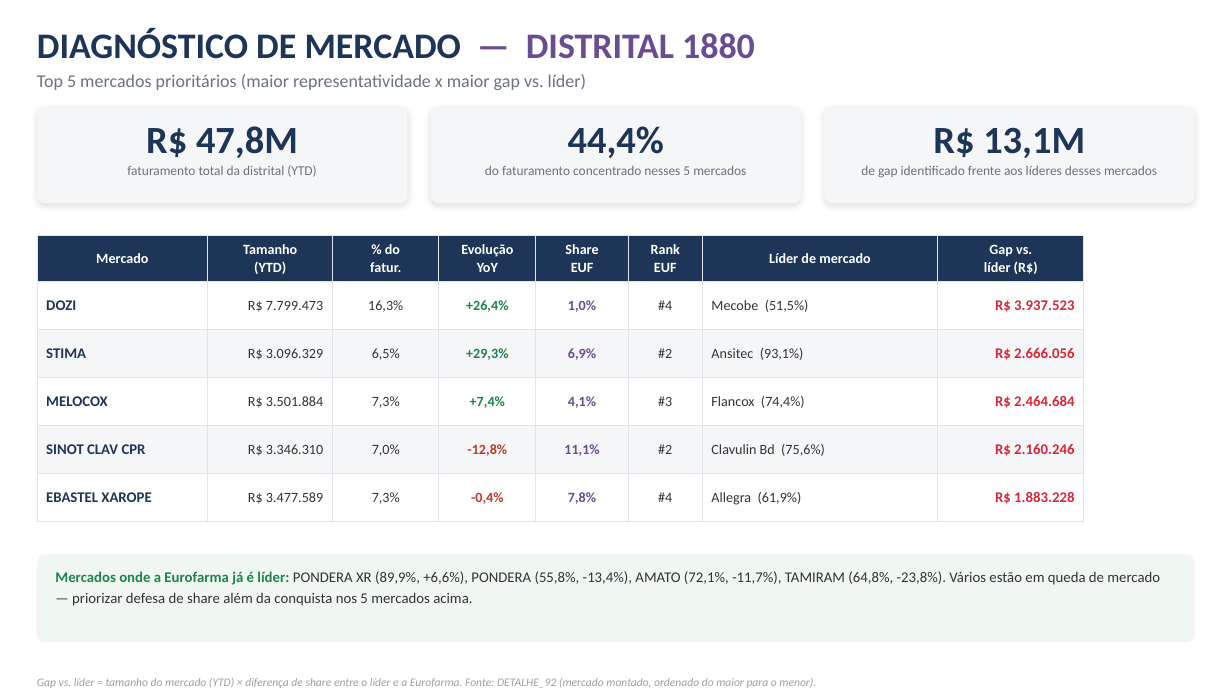
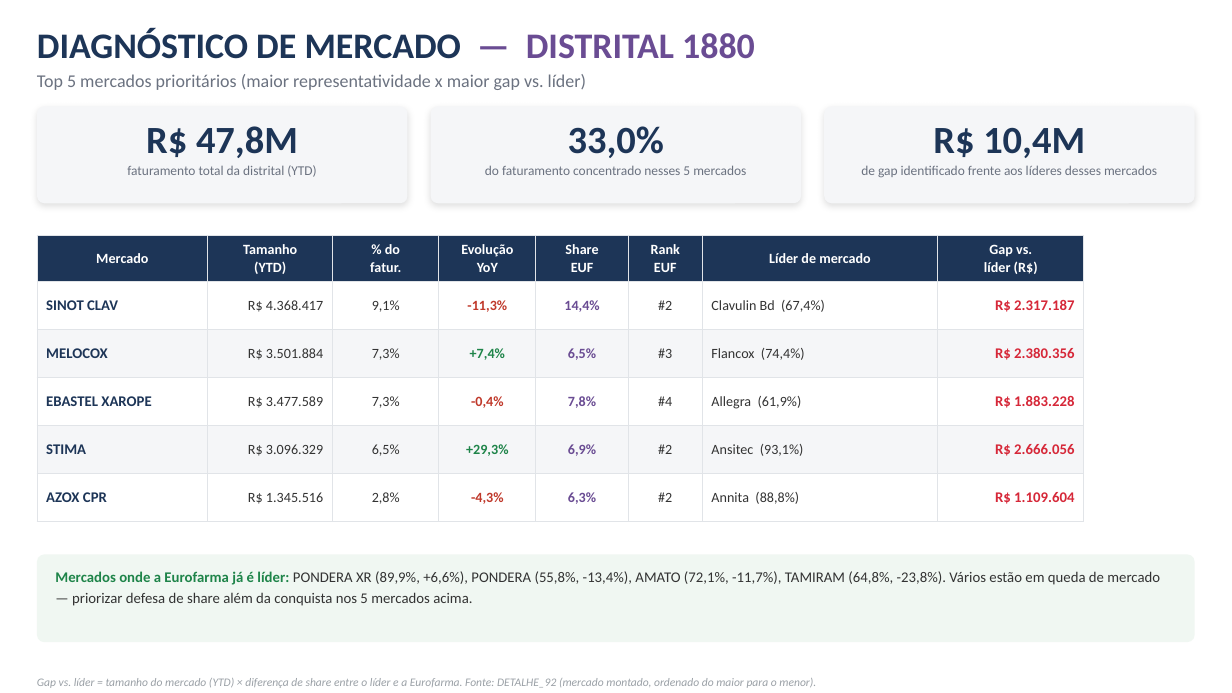
Before and after one commit to rabrante16-crypto/trabalho, a slide deck: slide 3 of output/painel_medico_distrital_1880.pptx. Drawn at 1232x693 pixels with LibreOffice and Linux fonts; fonts in the diff are those of the drawing. Boxes give left, top, right and bottom in pixels: in the first picture for what was removed or moved away, otherwise in the second. Text is boxed around its words. In the diff, an @@ line names an element or a change of style, - is before the commit and + after.

```diff
--- a/output/painel_medico_distrital_1880.pptx
+++ b/output/painel_medico_distrital_1880.pptx
@@ text at (568, 126, 664, 158): text changed @@
-44,4%
+33,0%
@@ text at (933, 127, 1085, 158): text changed @@
-R$ 13,1M
+R$ 10,4M
@@ table at (37, 236, 1084, 508) @@
-row 2: DOZI | R$ 7.799.473 | 16,3% | +26,4% | 1,0% | #4 | Mecobe (51,5%) | R$ 3.937.523
+row 2: SINOT CLAV | R$ 4.368.417 | 9,1% | -11,3% | 14,4% | #2 | Clavulin Bd (67,4%) | R$ 2.317.187
+row 3: MELOCOX | R$ 3.501.884 | 7,3% | +7,4% | 6,5% | #3 | Flancox (74,4%) | R$ 2.380.356
+row 4: EBASTEL XAROPE | R$ 3.477.589 | 7,3% | -0,4% | 7,8% | #4 | Allegra (61,9%) | R$ 1.883.228
-row 4: MELOCOX | R$ 3.501.884 | 7,3% | +7,4% | 4,1% | #3 | Flancox (74,4%) | R$ 2.464.684
-row 5: SINOT CLAV CPR | R$ 3.346.310 | 7,0% | -12,8% | 11,1% | #2 | Clavulin Bd (75,6%) | R$ 2.160.246
-row 6: EBASTEL XAROPE | R$ 3.477.589 | 7,3% | -0,4% | 7,8% | #4 | Allegra (61,9%) | R$ 1.883.228
+row 6: AZOX CPR | R$ 1.345.516 | 2,8% | -4,3% | 6,3% | #2 | Annita (88,8%) | R$ 1.109.604
```
Also in this commit, not shown: 2 other slides changed.
